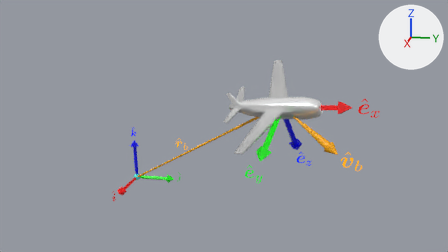
The Blender file models/framesAndPlane.blend, before and after one commit.
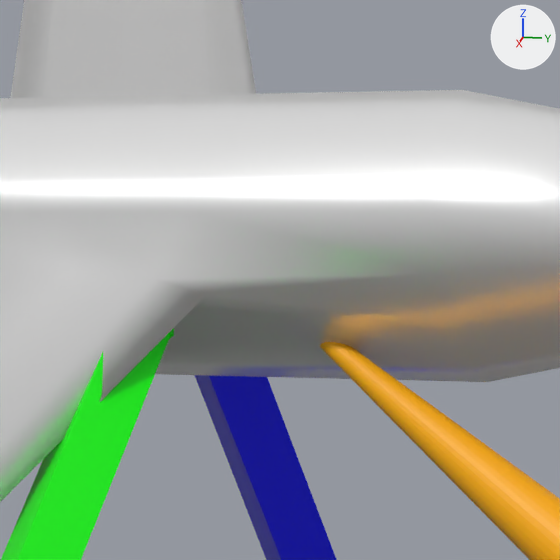
The first picture shows the older version from the file's camera 'Camera'. The close-ups show both versions on the part from 60% to 70% of the width and 36% to 53% of the height of that picture; other places that the commit changed are outside them. Arrows for +X, +Y and +Z are at upper right; the lights stay in place.

The first close-up shows 'Cone', 'Plane', 'ey', 'ez'.
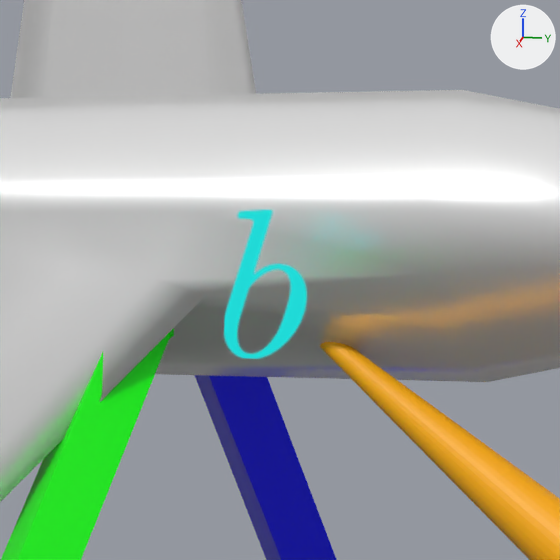
Pixel boxes [x1, y1, x2, y2] of what changed, in the close-ups (560 x 560 px):
'b', reshaped, moved, turned, rescaled (not visible before)
    after: [224, 210, 307, 359]

Edits to the bpy script that builds the scene:
```text
Add img_b_png:
    img_b_png = load_image('b.png', '../images/b.png', 48, 91, 'sRGB')
Add mat_b:
    mat_b = principled_material('b')
    mat_b.texture = img_b_png  # with its transparency
    mat_b.emission_color = (0.0, 0.686, 0.669)  # cyan #00d8d6
    mat_b.emission_strength = 1.0
Add me_b:
    me_b.from_pydata(...)  # 4 vertices, 1 face; spans x -0.264..0.264, y -0.5..0.5, z 0.0
    me_b.materials.append(mat_b)  # picture img_b_png
Change ob_b:
    ob_b: bpy.data.objects.new('b', me_sphere_001) -> bpy.data.objects.new('b', me_b)
    ob_b.location: (29.4, 42.49, 28.73) -> (33.59, 43.42, 28.85)
    ob_b.rotation_euler: (0.623, -0.109, 1.145) -> (1.571, 0.0, 1.571)  # degrees (36, -6.2, 66) -> degrees (90, 0, 90)
    ob_b.scale: (1.0, 1.0, 1.0) -> (2.0, 2.0, 1.0)
```
